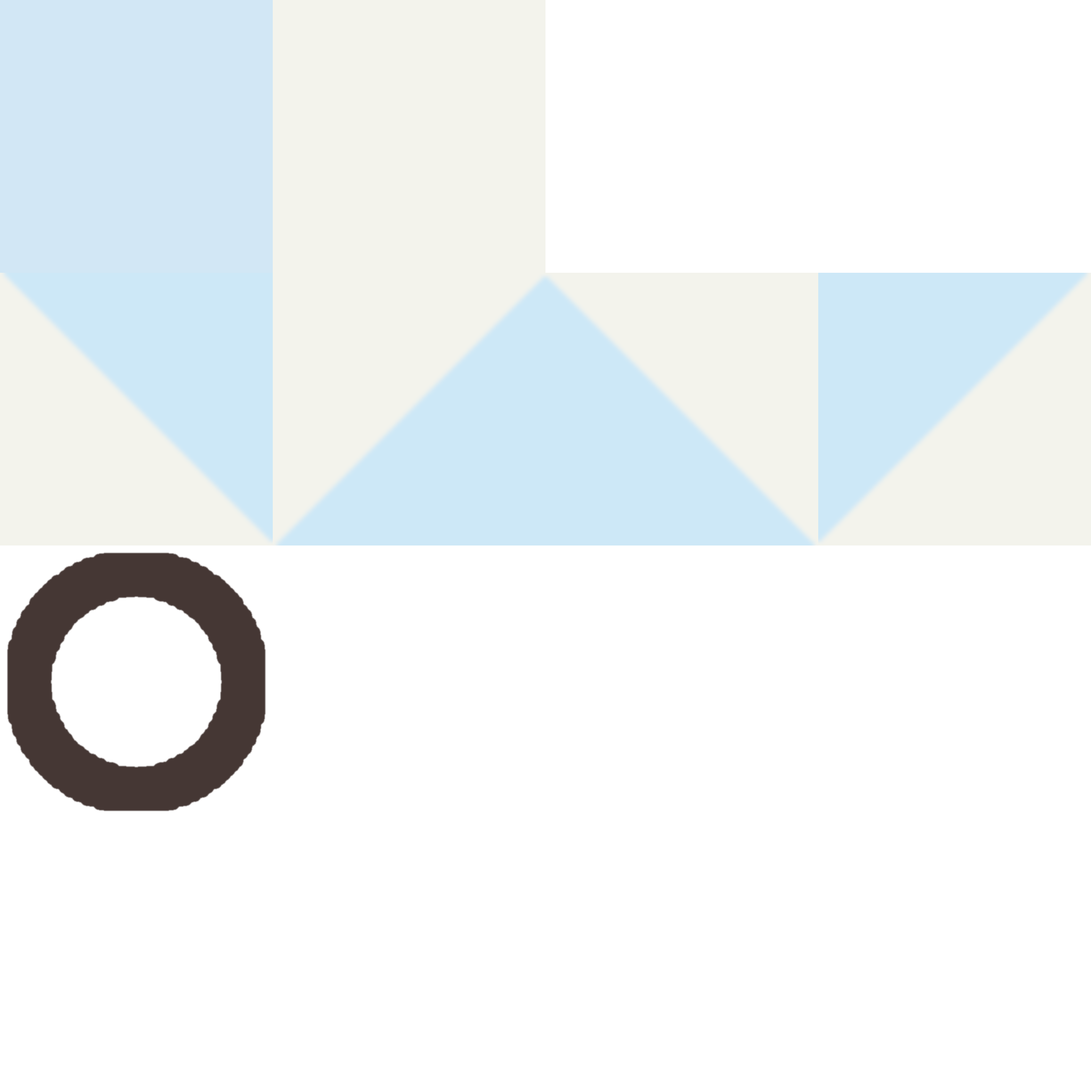
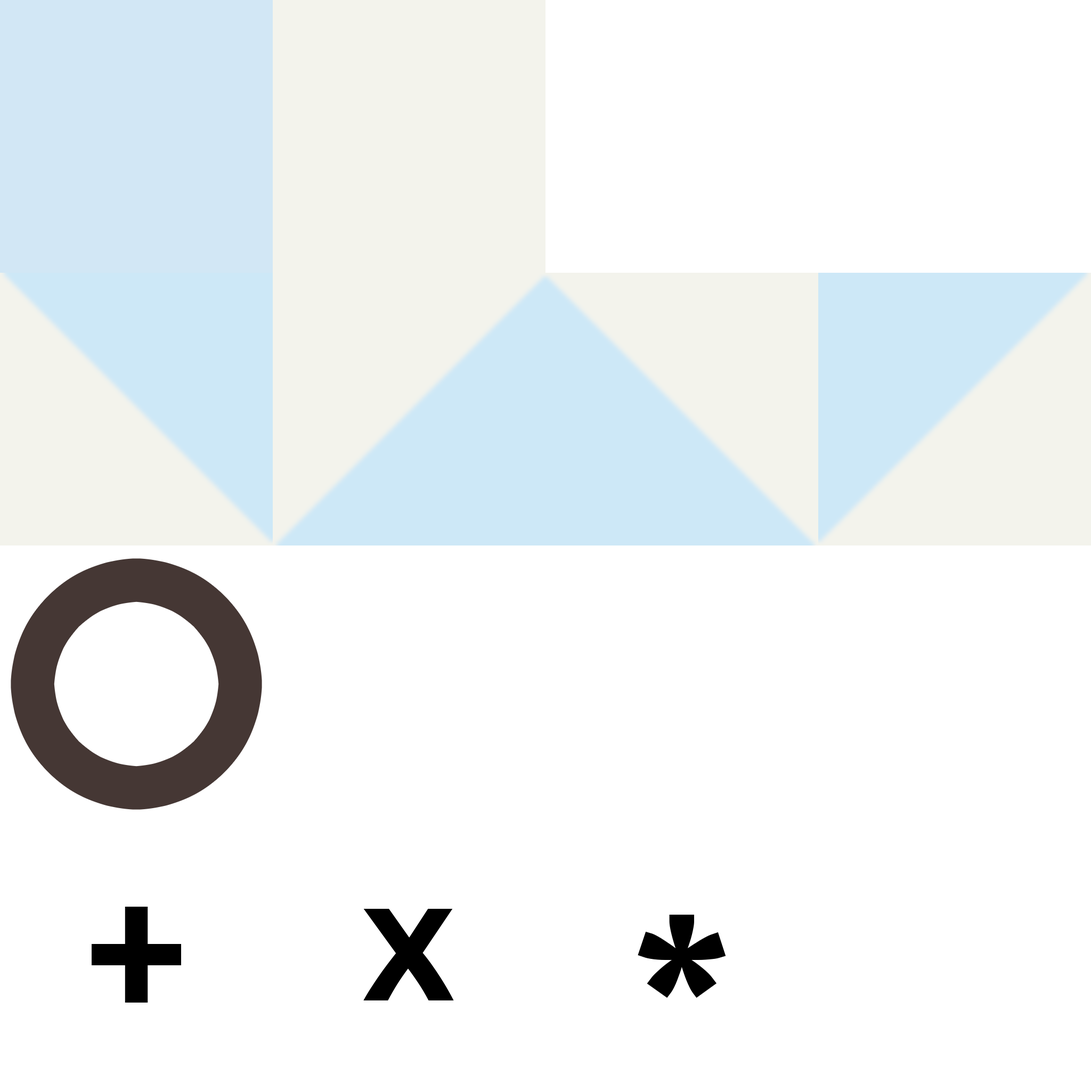
Layer changes from the first 1091 × 1091 image to the second:
added layer "*" above "x" over (x1=637, y1=915, x2=727, y2=999)
added layer "x" above "+" over (x1=363, y1=909, x2=455, y2=1001)
added layer "+" above "Layer #1" over (x1=91, y1=907, x2=182, y2=1004)
painted on "Layer #1" over (x1=6, y1=552, x2=267, y2=813)
